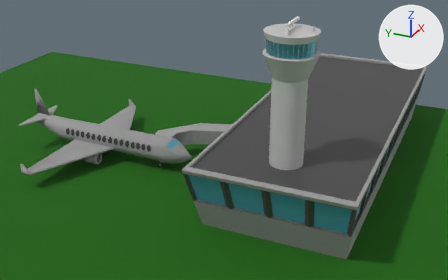
Renders of the Blender file scene.blend from each side of a commit.
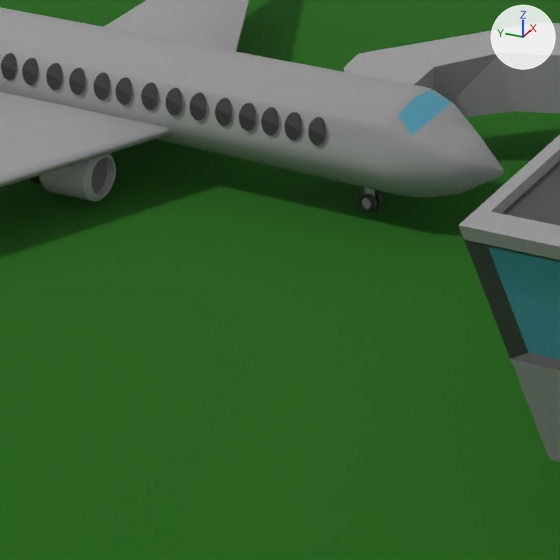
Each version is shown whole from a 50 mm camera at (3.7, 5.62, 4.63) aimed at (12.31, 9.5, 0.33), then close up on the part from 17% to 46% of the width and 42% to 88% of the height. The axes (+X, +Y, +Z) are drawn at upper right. The lights are the same throughout.

Names of what the first close-up shows: 'AirportTerminal', 'AirportTerminal.002', 'Ground'.
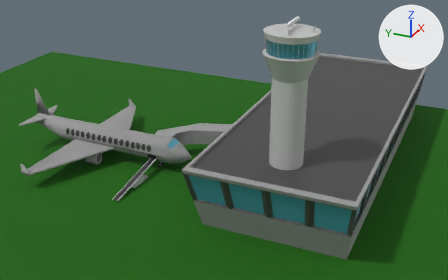
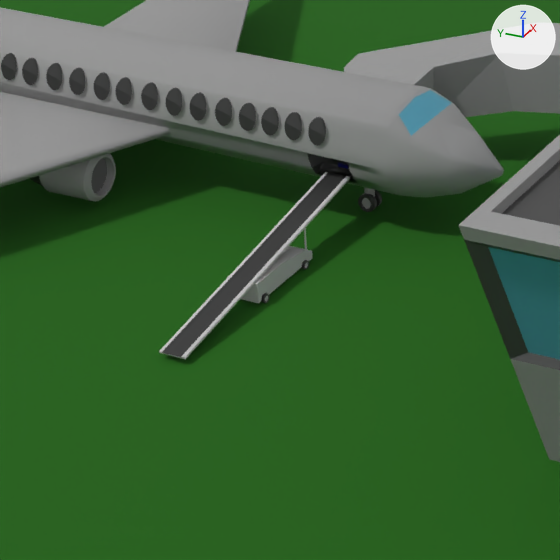
The change, as JSON lines over the scene's bpy script:
```json
{"block": "me_cube_004", "where": "# used by ob_airportterminal_002; location = (12.761, 7.877, 0.541); scale = (-2.55, 1.0, 0.479)"}
{"op": "remove", "block": "me_cube_004", "code": "me_cube_004.from_pydata(...)  # 3079 vertices, 2148 faces; spans x -0.09..1.08, y 1.82..4.84, z -1.01..1.03"}
{"op": "add", "block": "me_cube_004", "code": "me_cube_004.from_pydata(...)  # 3105 vertices, 2169 faces; spans x -0.09..1.08, y 1.82..4.84, z -1.01..1.03"}
{"block": "me_cube_004", "change": "me_cube_004 part 1"}
{"block": "me_cube_004", "change": "6 faces are deleted"}
{"block": "me_cube_004", "change": "26 vertices are added at x 0.53..0.58, y 2.33..2.51, z -0.63..-0.39"}
{"block": "me_cube_004", "change": "14 new faces join them, mat_material_002 (grey #9c9c9c), smooth"}
{"block": "me_cube_004", "change": "13 new faces join them, mat_jetwalkwheel (black #303030), smooth"}
{"op": "add", "block": "me_cube_001", "code": ["me_cube_001 = bpy.data.meshes.new('Cube.001')", "me_cube_001.from_pydata(...)  # 1124 vertices, 882 faces; spans x 10.232..11.359, y 10.229..10.366, z 0.052..0.258", "# faces by material slot: [144, 738]", "me_cube_001.materials.append(mat_controltower)  # light grey #c3c3c3", "me_cube_001.materials.append(mat_jetwalkwheel)  # black #303030"]}
{"op": "add", "block": "ob_baggageloader", "code": ["ob_baggageloader = bpy.data.objects.new('BaggageLoader', me_cube_001)", "ob_baggageloader.location = (0.0, 0.0, 0.0)"]}
```

Where the change shows, as pixel boxes (x1, y1, x2, y2) in the close-ups (560 x 560 px):
```json
{"object": "BaggageLoader", "change": "added", "after": [159, 172, 350, 359], "faces in mat_jetwalkwheel (black #303030)": [161, 172, 346, 357], "faces in mat_controltower (light grey #c3c3c3)": [159, 172, 350, 359]}
{"part": 1, "of": "me_cube_004", "change": "built on", "before": [0, 81, 395, 194], "after": [0, 81, 395, 194]}
```
